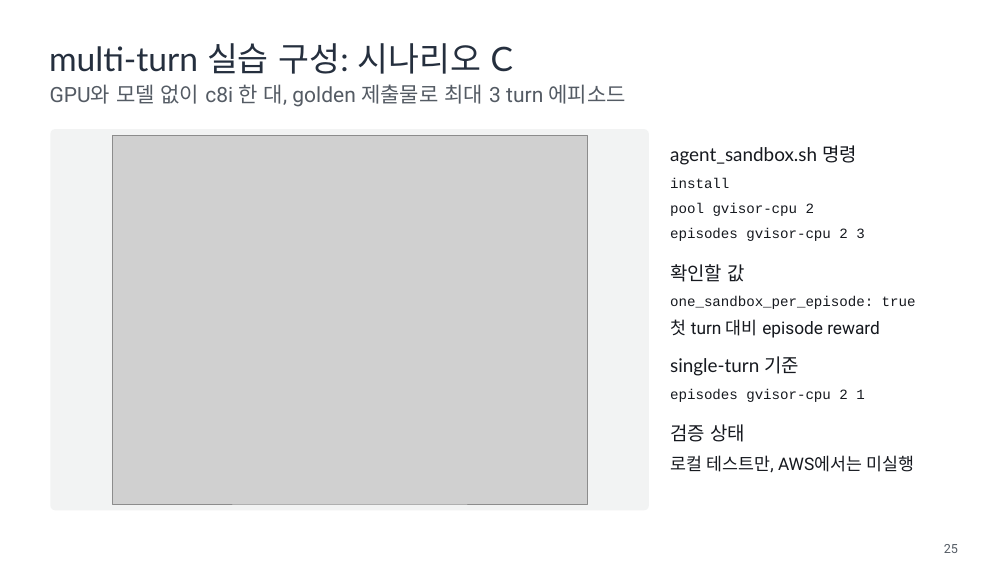
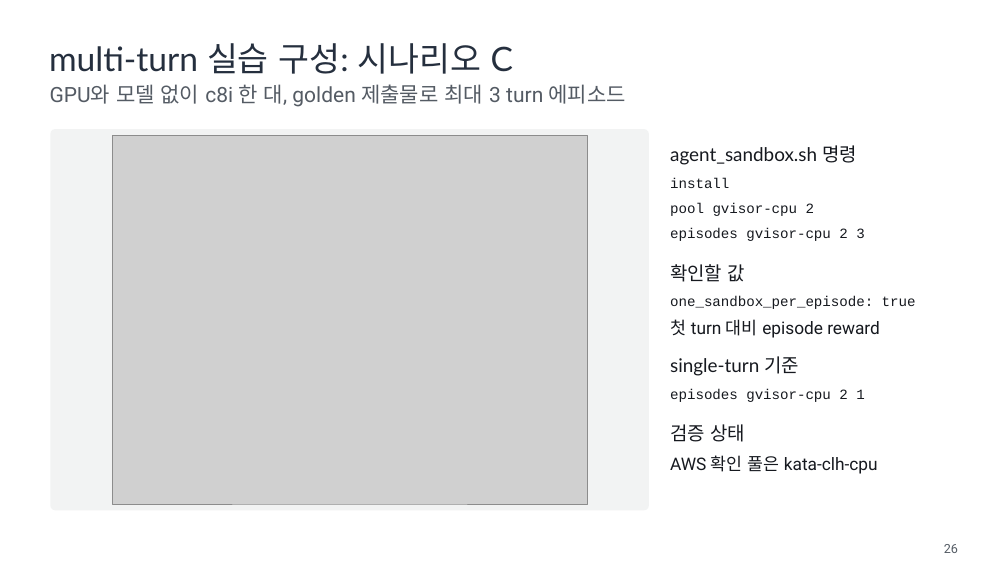
Before and after one commit to daekeun-ml/gpu-sandbox-on-aws, a slide deck: slide 26 of slides/gpu-sandbox-theory.pptx (slide 25 before the commit). Drawn at 1008x567 pixels with LibreOffice and Linux fonts; fonts in the diff are those of the drawing; grey boxes stand for pictures. Boxes give left, top, right and bottom in pixels: in the first picture for what was removed or moved away, otherwise in the second. Text is boxed around its words. In the diff, an @@ line names an element or a change of style, - is before the commit and + after.

```diff
--- a/slides/gpu-sandbox-theory.pptx
+++ b/slides/gpu-sandbox-theory.pptx
@@ text at [670, 455, 878, 474]: text changed @@
-로컬 테스트만, AWS에서는 미실행
+AWS 확인 풀은 kata-clh-cpu
@@ text at [944, 544, 958, 553]: text changed @@
-25
+26
```
Also in this commit, not shown: 15 other slides changed, 5 slides added, 4 slides removed, 49 other files.
